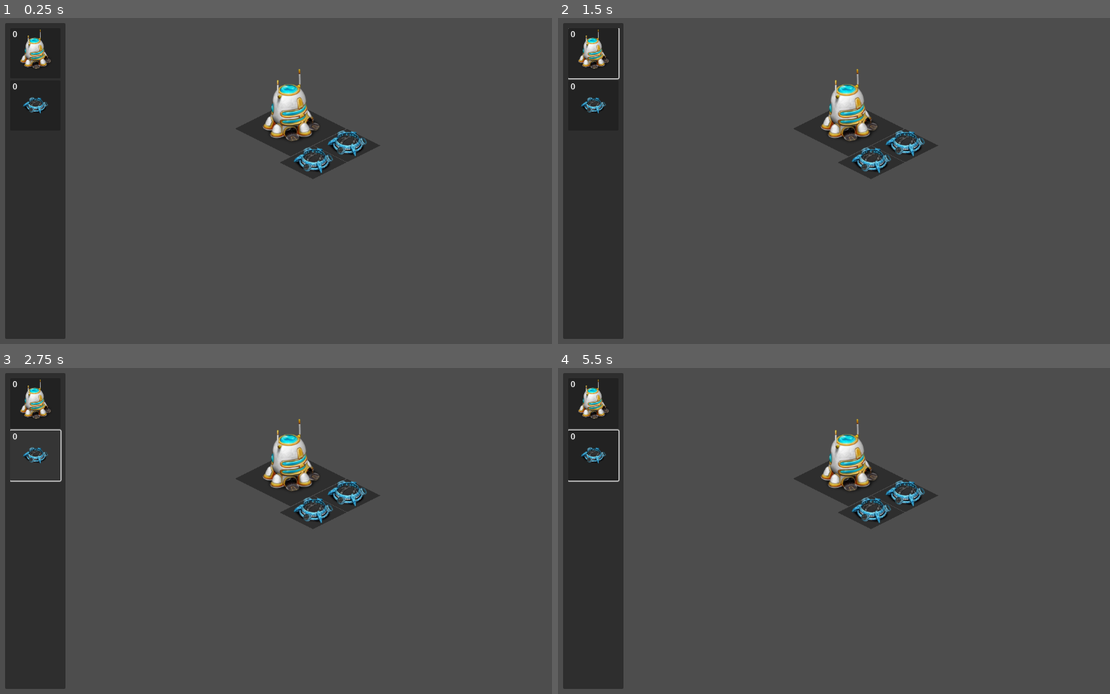
Above: before the commit, frames 1-4 (two rows, left to right).
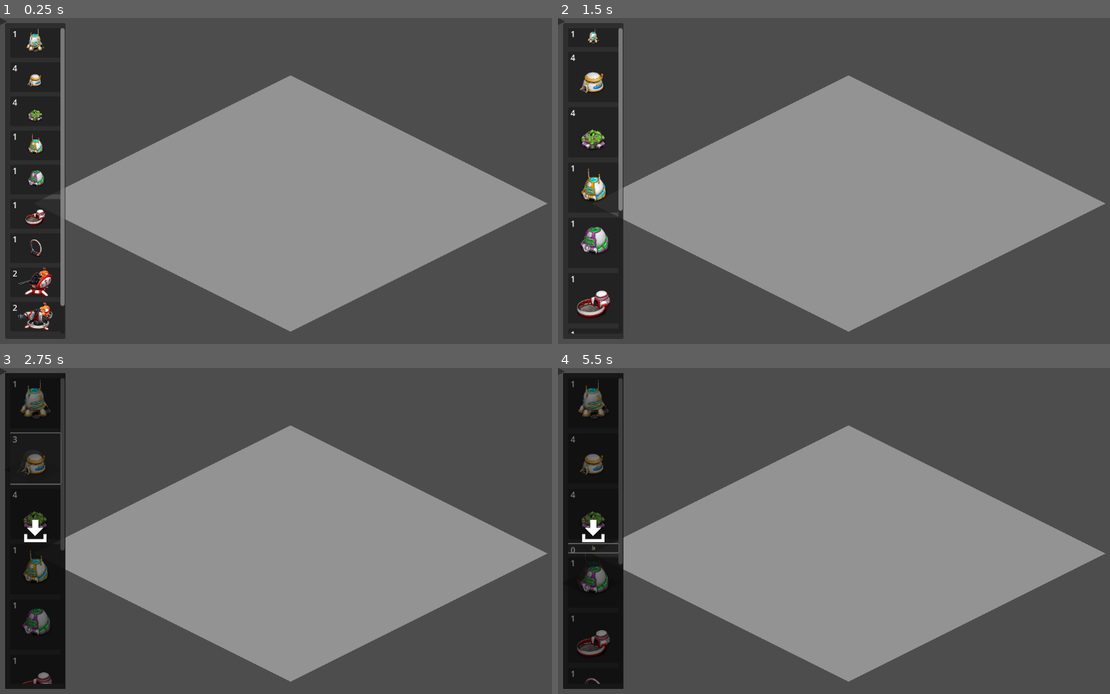
Above: after the commit, the same moments.

Repository: ctrlraul/Galaxy-Life-Designer
Game: Godot game, scene res://src/editor/editor.tscn
Same seed, same stepped clock (60 frames per second), same inputs: the game is played once before the commit and once after it.
Inputs (mouse positions are in pixels of both pictures, inside the frame that each line leads up to):
- Up to frame 1 (0.25 s): no input
- Up to frame 2 (1.5 s): click "0" (after the commit: "1") at 0.5 s; click (591, 181) at 1.27 s
- Up to frame 3 (2.75 s): click (33, 456) at 2 s, where only the run before the commit has a clickable "0"
- Up to frame 4 (5.5 s): click (591, 459) at 2.75 s, where only the run after the commit has a clickable "3"; click (591, 459) at 3.5 s, where only the run after the commit has a clickable "4"; click (591, 514) at 4.25 s, where only the run after the commit has a clickable "4"; click (591, 570) at 5 s, where only the run after the commit has a clickable "1"

The runs differ from the first frame. In frame 1, 39% of the frame differs, in the area x 0-100%, y 0-97%; in frame 2, 39%; in frame 3, 43%, in the area x 0-100%, y 0-99%; in frame 4, 42%.

Commit message:
im blue da ba dee da ba da

Diff:
--- a/src/editor/editor.gd
+++ b/src/editor/editor.gd
@@ -3,41 +3,45 @@
 
 @export var StructureScene: PackedScene
 
-@onready var structures: Node2D = $Structures
+@onready var structures: Node2D = %Structures
 @onready var structures_picker: StructuresPicker = $Interface/StructuresPicker
 
-var hovered_tile: Vector2
+var hovered_tile: Vector2 = Vector2.ZERO
 var hovered_structure: Structure
+var drag_offset: Vector2 = Vector2.ZERO
+var drag_structure: Structure
+var clicking_structure: Structure
 
 
 func _ready() -> void:
 	Assets.initialize()
-	import_layout(Assets.layouts[0])
+	structures_picker.set_loadout(Assets.loadouts.values()[0])
 
 func _input(event: InputEvent) -> void:
 	if event is InputEventMouseMotion:
 		__update_hover()
+		if drag_structure:
+			drag_structure.set_grid_position(hovered_tile + drag_offset)
 
+func _unhandled_input(event: InputEvent) -> void:
+	if event is InputEventMouseButton:
+		if event.button_index == MOUSE_BUTTON_LEFT:
 
-func __update_hover() -> void:
+			if event.pressed:
+				if !drag_structure:
+					clicking_structure = hovered_structure
+				elif !hovered_structure:
+					stop_drag()
 
-	var world_coords = (get_global_mouse_position() - structures.position)
-	hovered_tile = Isometry.world_to_grid(world_coords)
-	var new_hovered_structure = get_structure_on_tile(hovered_tile)
-
-	if hovered_structure == new_hovered_structure:
-		return
-
-	if hovered_structure != null:
-		hovered_structure.set_hovered(false)
-
-	if new_hovered_structure != null:
-		new_hovered_structure.set_hovered(true)
-
-	hovered_structure = new_hovered_structure
+			else:
+				if hovered_structure && hovered_structure == clicking_structure:
+					start_drag(hovered_structure)
+					hovered_structure = null
+				clicking_structure = null
 
 
 func get_structure_on_tile(tile: Vector2) -> Structure:
+
 	for structure in structures.get_children():
 
 		var structure_tile_min = structure.grid_position
@@ -71,8 +75,53 @@
 	for config in layout.structure_configs:
 		add_structure(config)
 
-func add_structure(config: StructureConfigDTO) -> void:
+func add_structure(config: StructureConfigDTO) -> Structure:
 	var structure: Structure = StructureScene.instantiate()
 	structures.add_child(structure)
 	structure.set_config(config)
-	structures_picker.pick(config.id)
+	return structure
+
+func start_drag(structure: Structure) -> void:
+	drag_offset = structure.grid_position - hovered_tile
+	drag_structure = structure
+	structures_picker.block_picking = true
+
+func stop_drag() -> void:
+	drag_offset = Vector2.ZERO
+	drag_structure = null
+	structures_picker.block_picking = false
+
+
+func __update_hover() -> void:
+
+	var world_coords = (get_global_mouse_position() - structures.position)
+	hovered_tile = Isometry.world_to_grid(world_coords)
+
+	if drag_structure:
+		return
+
+	var new_hovered_structure = get_structure_on_tile(hovered_tile)
+
+	if hovered_structure == new_hovered_structure:
+		return
+
+	if hovered_structure != null:
+		hovered_structure.set_hovered(false)
+
+	if new_hovered_structure != null:
+		new_hovered_structure.set_hovered(true)
+
+	hovered_structure = new_hovered_structure
+
+
+func _on_structures_picker_item_picked(structure_id: String) -> void:
+	var config: StructureConfigDTO = StructureConfigDTO.new()
+	config.position = hovered_tile
+	config.id = structure_id
+	start_drag(add_structure(config))
+
+func _on_structures_picker_cover_clicked() -> void:
+	if drag_structure:
+		structures_picker.put(drag_structure.structure_id)
+		drag_structure.queue_free()
+	stop_drag()
--- a/src/editor/editor.tscn
+++ b/src/editor/editor.tscn
@@ -8,14 +8,35 @@
 script = ExtResource("1_r01ma")
 StructureScene = ExtResource("2_0l0wi")
 
-[node name="Camera2D" type="Camera2D" parent="."]
-current = true
-zoom = Vector2(0.8, 0.8)
-
-[node name="Structures" type="Node2D" parent="."]
-y_sort_enabled = true
-position = Vector2(0, -200)
-
 [node name="Interface" type="CanvasLayer" parent="."]
 
 [node name="StructuresPicker" parent="Interface" instance=ExtResource("3_w05ga")]
+
+[node name="FootprintGraphic" type="Polygon2D" parent="Interface"]
+position = Vector2(0, 7)
+scale = Vector2(6.9, 6.9)
+color = Color(0, 0, 0, 0.392157)
+polygon = PackedVector2Array(0, 1, 2, 0, 0, -1, -2, 0)
+
+[node name="Camera2D" type="Camera2D" parent="."]
+offset = Vector2(0, 300)
+current = true
+zoom = Vector2(0.7, 0.7)
+
+[node name="Grid" type="Node2D" parent="."]
+
+[node name="GridGraphicScaler" type="Node2D" parent="Grid"]
+scale = Vector2(52, 52)
+
+[node name="FootprintGraphic" type="Polygon2D" parent="Grid/GridGraphicScaler"]
+position = Vector2(0, 7)
+scale = Vector2(7, 7)
+color = Color(1, 1, 1, 0.392157)
+polygon = PackedVector2Array(0, 1, 2, 0, 0, -1, -2, 0)
+
+[node name="Structures" type="Node2D" parent="Grid"]
+unique_name_in_owner = true
+y_sort_enabled = true
+
+[connection signal="cover_clicked" from="Interface/StructuresPicker" to="." method="_on_structures_picker_cover_clicked"]
+[connection signal="item_picked" from="Interface/StructuresPicker" to="." method="_on_structures_picker_item_picked"]
--- a/src/editor/structure/structure.gd
+++ b/src/editor/structure/structure.gd
@@ -9,14 +9,13 @@
 @onready var label_container = $LabelContainer
 @onready var label = $LabelContainer/Label
 
+var structure_id: String
 var grid_position: Vector2
 var size: Vector2
 var hovered: bool = false : set = set_hovered
 
 
 func set_config(config: StructureConfigDTO) -> void:
-
-	position = Isometry.grid_to_world(config.position)
 
 	var structure_dto: StructureDTO = Assets.structures[config.id]
 
@@ -30,8 +29,16 @@
 	label_container.position.y = structure_dto.size.y * 0.8 * Isometry.GRID_TO_WORLD_SCALE
 	label.text = structure_dto.display_name
 
-	grid_position = config.position
+	structure_id = config.id
 	size = structure_dto.size
+
+	set_grid_position(config.position)
+
+
+func set_grid_position(new_grid_position: Vector2) -> void:
+	grid_position = new_grid_position
+	position = Isometry.grid_to_world(grid_position)
+
 
 func set_hovered(value: bool) -> void:
 
--- a/src/interface/structures_picker/structures_picker.gd
+++ b/src/interface/structures_picker/structures_picker.gd
@@ -1,13 +1,22 @@
 extends Control
 class_name StructuresPicker
+
+signal item_picked(structure_id)
+signal cover_clicked()
 
 
 @export var StructuresListItemScene: PackedScene
 
 @onready var items: VBoxContainer = $Panel/ScrollContainer/Items
+@onready var cover: Control = $Panel/Cover
 
 
+var block_picking: bool : set = set_block_picking
 var items_map: Dictionary
+
+
+func _ready() -> void:
+	cover.visible = false
 
 
 func set_loadout(loadout: LoadoutDTO) -> void:
@@ -19,10 +28,28 @@
 		var count: int = loadout.structures[structure_id]
 		items.add_child(item)
 		item.set_structure(structure_id, count)
+		item.pressed.connect(func(): on_pick(structure_id))
 		items_map[structure_id] = item
 
-func pick(structure_id: String) -> void:
+func set_block_picking(value: bool) -> void:
+
+	if value == block_picking:
+		return
+
+	block_picking = value
+	cover.visible = value
+
+func on_pick(structure_id: String) -> void:
+
+	if block_picking:
+		return
+
+	item_picked.emit(structure_id)
 	items_map[structure_id].count -= 1
 
 func put(structure_id: String) -> void:
 	items_map[structure_id].count += 1
+
+
+func _on_cover_hitbox_pressed() -> void:
+	cover_clicked.emit()
--- a/src/interface/structures_picker/structures_picker.tscn
+++ b/src/interface/structures_picker/structures_picker.tscn
@@ -13,6 +13,7 @@
 StructuresListItemScene = ExtResource("2_3vkor")
 
 [node name="Panel" type="Panel" parent="."]
+layout_mode = 1
 anchors_preset = 15
 anchor_right = 1.0
 anchor_bottom = 1.0
@@ -24,6 +25,7 @@
 grow_vertical = 2
 
 [node name="ScrollContainer" type="ScrollContainer" parent="Panel"]
+layout_mode = 1
 anchors_preset = 15
 anchor_right = 1.0
 anchor_bottom = 1.0
@@ -35,5 +37,52 @@
 grow_vertical = 2
 
 [node name="Items" type="VBoxContainer" parent="Panel/ScrollContainer"]
+layout_mode = 2
+theme_override_constants/separation = 10
+
+[node name="Cover" type="Control" parent="Panel"]
+layout_mode = 1
+anchors_preset = 15
+anchor_right = 1.0
+anchor_bottom = 1.0
 grow_horizontal = 2
 grow_vertical = 2
+
+[node name="ColorRect" type="ColorRect" parent="Panel/Cover"]
+layout_mode = 1
+anchors_preset = 15
+anchor_right = 1.0
+anchor_bottom = 1.0
+grow_horizontal = 2
+grow_vertical = 2
+color = Color(0, 0, 0, 0.498039)
+
+[node name="Icon" type="Control" parent="Panel/Cover"]
+layout_mode = 1
+anchors_preset = 8
+anchor_left = 0.5
+anchor_top = 0.5
+anchor_right = 0.5
+anchor_bottom = 0.5
+grow_horizontal = 2
+grow_vertical = 2
+scale = Vector2(2, 2)
+
+[node name="Polygon2D" type="Polygon2D" parent="Panel/Cover/Icon"]
+position = Vector2(0, -3)
+polygon = PackedVector2Array(3, -8, 3, 0, 8, 0, 0, 8, -8, 0, -3, 0, -3, -8)
+
+[node name="Polygon2D2" type="Polygon2D" parent="Panel/Cover/Icon"]
+position = Vector2(0, -4)
+polygon = PackedVector2Array(8, 7, 11, 7, 11, 15, 0, 15, -11, 15, -11, 7, -8, 7, -8, 12, 8, 12)
+
+[node name="CoverHitbox" type="Button" parent="Panel/Cover"]
+layout_mode = 1
+anchors_preset = 15
+anchor_right = 1.0
+anchor_bottom = 1.0
+grow_horizontal = 2
+grow_vertical = 2
+flat = true
+
+[connection signal="pressed" from="Panel/Cover/CoverHitbox" to="." method="_on_cover_hitbox_pressed"]
--- a/src/interface/structures_picker/structures_picker_item.gd
+++ b/src/interface/structures_picker/structures_picker_item.gd
@@ -4,6 +4,7 @@
 
 @onready var texture_rect: TextureRect = $TextureRect
 @onready var count_label: Label = $Count
+@onready var animation_player: AnimationPlayer = $AnimationPlayer
 
 var count: int = 0 : set = set_count
 
@@ -14,5 +15,12 @@
 	set_count(structure_count)
 
 func set_count(value: int) -> void:
+
+	if value == count:
+		return
+
+	if bool(value) != bool(count):
+		animation_player.play("show" if value > 0 else "hide")
+
 	count = value
-	count_label.text = str(value)
+	count_label.text = str(count)
--- a/src/interface/structures_picker/structures_picker_item.tscn
+++ b/src/interface/structures_picker/structures_picker_item.tscn
@@ -1,13 +1,104 @@
-[gd_scene load_steps=3 format=3 uid="uid://3e0irntcxqhr"]
+[gd_scene load_steps=7 format=3 uid="uid://3e0irntcxqhr"]
 
 [ext_resource type="Script" path="res://src/interface/structures_picker/structures_picker_item.gd" id="1_lkds3"]
 [ext_resource type="Texture2D" uid="uid://cltns3yd8bfx2" path="res://src/assets/structures/observatory_1.webp" id="2_2mnmr"]
 
+[sub_resource type="Animation" id="Animation_5wddy"]
+resource_name = "hide"
+tracks/0/type = "value"
+tracks/0/imported = false
+tracks/0/enabled = true
+tracks/0/path = NodePath(".:custom_minimum_size")
+tracks/0/interp = 1
+tracks/0/loop_wrap = true
+tracks/0/keys = {
+"times": PackedFloat32Array(0, 1),
+"transitions": PackedFloat32Array(0.3, 1),
+"update": 0,
+"values": [Vector2(100, 100), Vector2(100, 0)]
+}
+tracks/1/type = "value"
+tracks/1/imported = false
+tracks/1/enabled = true
+tracks/1/path = NodePath(".:visible")
+tracks/1/interp = 1
+tracks/1/loop_wrap = true
+tracks/1/keys = {
+"times": PackedFloat32Array(0, 1),
+"transitions": PackedFloat32Array(1, 1),
+"update": 1,
+"values": [true, true]
+}
+
+[sub_resource type="Animation" id="Animation_wwafv"]
+length = 0.001
+tracks/0/type = "value"
+tracks/0/imported = false
+tracks/0/enabled = true
+tracks/0/path = NodePath(".:custom_minimum_size")
+tracks/0/interp = 1
+tracks/0/loop_wrap = true
+tracks/0/keys = {
+"times": PackedFloat32Array(0),
+"transitions": PackedFloat32Array(1),
+"update": 0,
+"values": [Vector2(100, 100)]
+}
+tracks/1/type = "value"
+tracks/1/imported = false
+tracks/1/enabled = true
+tracks/1/path = NodePath(".:visible")
+tracks/1/interp = 1
+tracks/1/loop_wrap = true
+tracks/1/keys = {
+"times": PackedFloat32Array(0),
+"transitions": PackedFloat32Array(1),
+"update": 1,
+"values": [true]
+}
+
+[sub_resource type="Animation" id="Animation_jngnc"]
+resource_name = "show"
+tracks/0/type = "value"
+tracks/0/imported = false
+tracks/0/enabled = true
+tracks/0/path = NodePath(".:custom_minimum_size")
+tracks/0/interp = 1
+tracks/0/loop_wrap = true
+tracks/0/keys = {
+"times": PackedFloat32Array(0, 1),
+"transitions": PackedFloat32Array(0.3, 1),
+"update": 0,
+"values": [Vector2(100, 0), Vector2(100, 100)]
+}
+tracks/1/type = "value"
+tracks/1/imported = false
+tracks/1/enabled = true
+tracks/1/path = NodePath(".:visible")
+tracks/1/interp = 1
+tracks/1/loop_wrap = true
+tracks/1/keys = {
+"times": PackedFloat32Array(0),
+"transitions": PackedFloat32Array(1),
+"update": 1,
+"values": [true]
+}
+
+[sub_resource type="AnimationLibrary" id="AnimationLibrary_yppp5"]
+_data = {
+"RESET": SubResource("Animation_wwafv"),
+"hide": SubResource("Animation_5wddy"),
+"show": SubResource("Animation_jngnc")
+}
+
 [node name="StructuresListItem" type="Button"]
 custom_minimum_size = Vector2(100, 100)
+offset_right = 100.0
+offset_bottom = 92.0
 script = ExtResource("1_lkds3")
 
 [node name="TextureRect" type="TextureRect" parent="."]
+layout_mode = 1
 anchors_preset = 15
 anchor_right = 1.0
 anchor_bottom = 1.0
@@ -18,7 +109,13 @@
 stretch_mode = 5
 
 [node name="Count" type="Label" parent="."]
+layout_mode = 0
 offset_left = 5.0
 offset_right = 33.0
 offset_bottom = 26.0
 text = "999"
+
+[node name="AnimationPlayer" type="AnimationPlayer" parent="."]
+libraries = {
+"": SubResource("AnimationLibrary_yppp5")
+}
Binary file added: src/assets/structures/bank_1.webp
Not shown, changed: src/assets/structures/bank_1.webp.import
Binary file added: src/assets/structures/cannon_blast_1.webp
Not shown, added: src/assets/structures/cannon_blast_1.webp.import
Binary file added: src/assets/structures/compact_house_1.webp
Not shown, added: src/assets/structures/compact_house_1.webp.import
Binary file added: src/assets/structures/friends_bunker_1.webp
Not shown, added: src/assets/structures/friends_bunker_1.webp.import
Binary file added: src/assets/structures/mine_1.webp
Not shown, added: src/assets/structures/mine_1.webp.import
Binary file added: src/assets/structures/silo_1.webp
Not shown, added: src/assets/structures/silo_1.webp.import
(and 16 more such lines)
